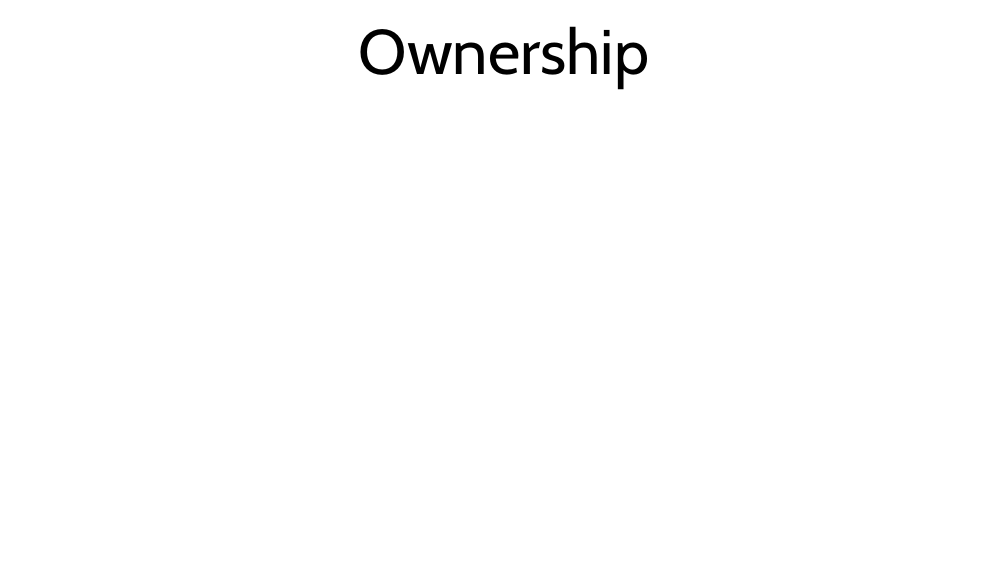
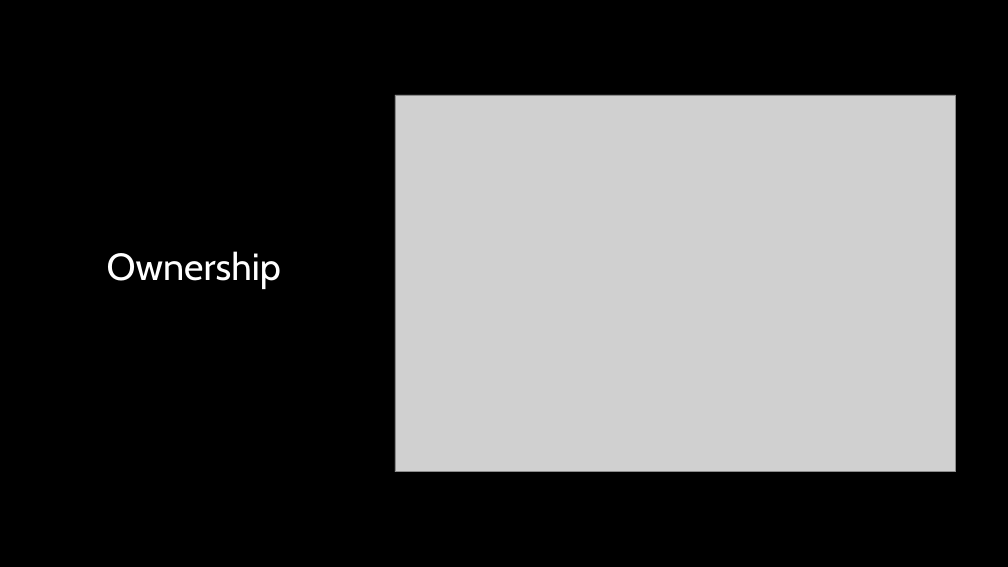
Before and after one commit to ToastKing1/VDeerStreamingTalents, a slide deck: slide 6 of Presentation/Week 14 Presentation.pptx. Drawn at 1008x567 pixels with LibreOffice and Linux fonts; fonts in the diff are those of the drawing; grey boxes stand for pictures. Boxes give left, top, right and bottom in pixels: in the first picture for what was removed or moved away, otherwise in the second. Text is boxed around its words. In the diff, an @@ line names an element or a change of style, - is before the commit and + after.

```diff
--- a/Presentation/Week 14 Presentation.pptx
+++ b/Presentation/Week 14 Presentation.pptx
@@ background #FFFFFF to #000000 @@
@@ picture added at [395,95,956,473] @@
@@ title "Ownership": place and size @@
-title "Ownership" at [359,26,649,89]
+title "Ownership" at [107,251,281,289]
@@ title "Ownership" at [107,251,281,289]: size 60 to 36 pt, text colour #000000 to #FFFFFF; vertical alignment bottom to middle @@
```
Also in this commit, not shown: 3 other slides changed, 5 slides added, 3 slides removed, 1 other file.
